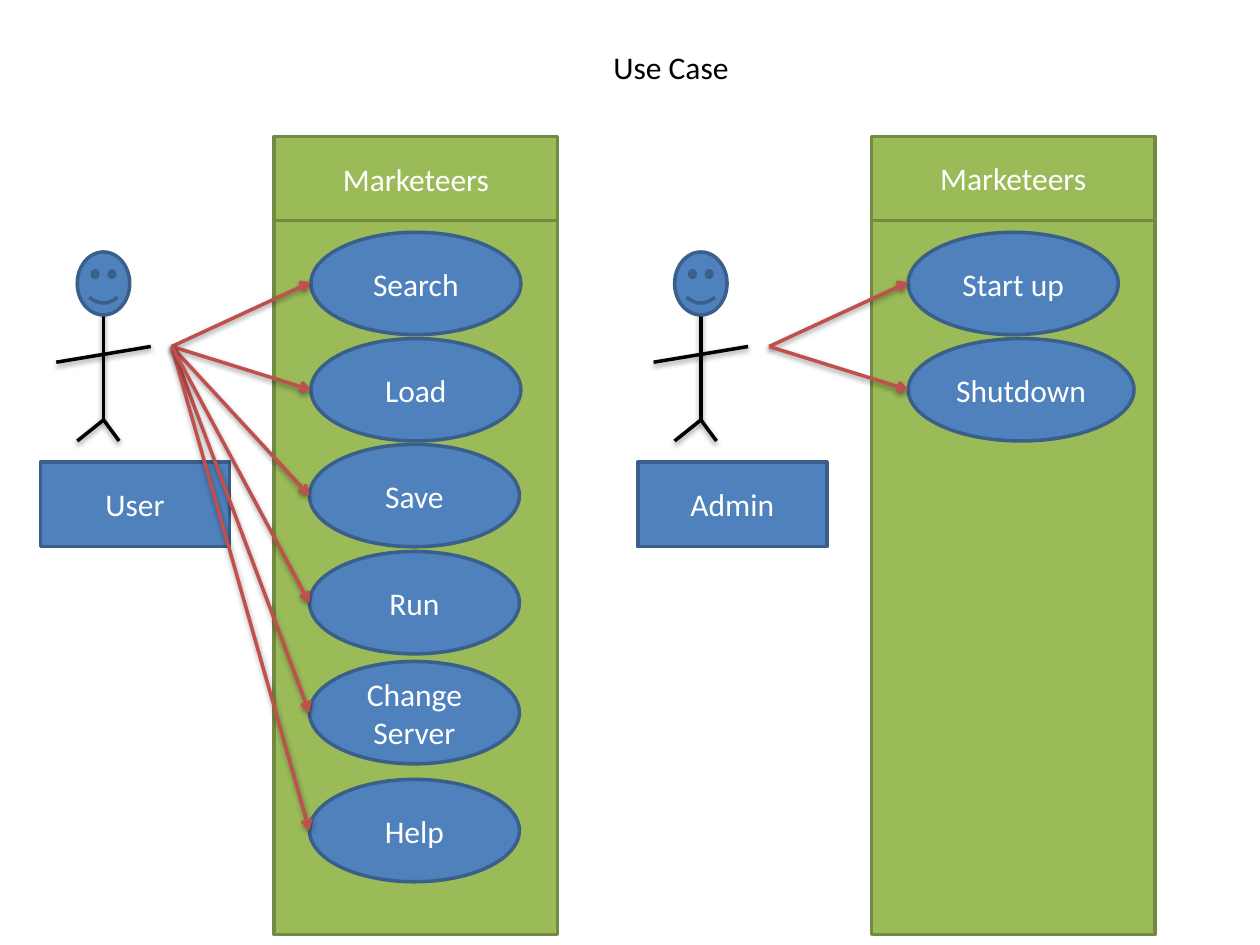
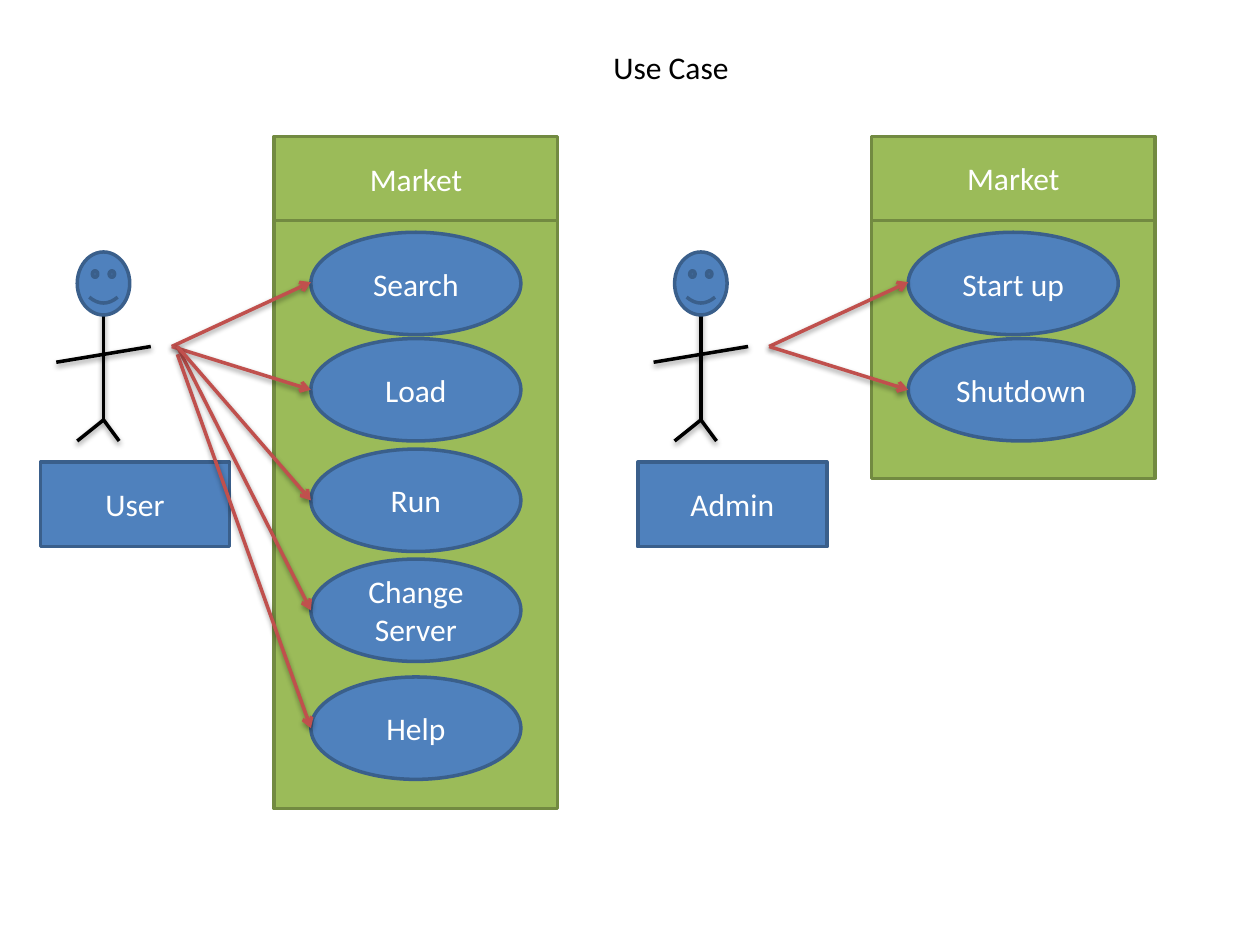
Before and after one commit to yellowahra/InGoldWeTrust, a slide deck: slide 2 of ME/Presentation1.pptx (slide 1 before the commit). Drawn at 1260x945 pixels with LibreOffice and Linux fonts; fonts in the diff are those of the drawing. Boxes give left, top, right and bottom in pixels: in the first picture for what was removed or moved away, otherwise in the second. Text is boxed around its words. In the diff, an @@ line names an element or a change of style, - is before the commit and + after.

Commit message:
update2

```diff
--- a/ME/Presentation1.pptx
+++ b/ME/Presentation1.pptx
@@ text in rectangle at bbox=[370, 169, 462, 191]: text changed @@
-Marketeers
+Market
@@ text in rectangle at bbox=[967, 168, 1059, 190]: text changed @@
-Marketeers
+Market
@@ rectangle: place and size @@
-rectangle at bbox=[275, 220, 558, 935]
+rectangle at bbox=[275, 220, 558, 809]
@@ rectangle: place and size @@
-rectangle at bbox=[872, 220, 1155, 935]
+rectangle at bbox=[872, 220, 1155, 479]
@@ arrow removed from (171, 346) to (310, 495) @@
@@ arrow moved from (171, 346) - (310, 830) to (178, 354) - (311, 728) @@
@@ arrow moved from (171, 346) - (310, 713) to (178, 346) - (311, 610) @@
@@ arrow moved from (171, 346) - (310, 602) to (178, 346) - (311, 500) @@
@@ ellipse removed at bbox=[310, 445, 520, 547] @@
-Save
@@ 3 ellipses: place and size @@
-3 ellipses at bbox=[310, 552, 520, 882]
+3 ellipses at bbox=[311, 449, 522, 779]
```
Also in this commit, not shown: 11 slides added.
